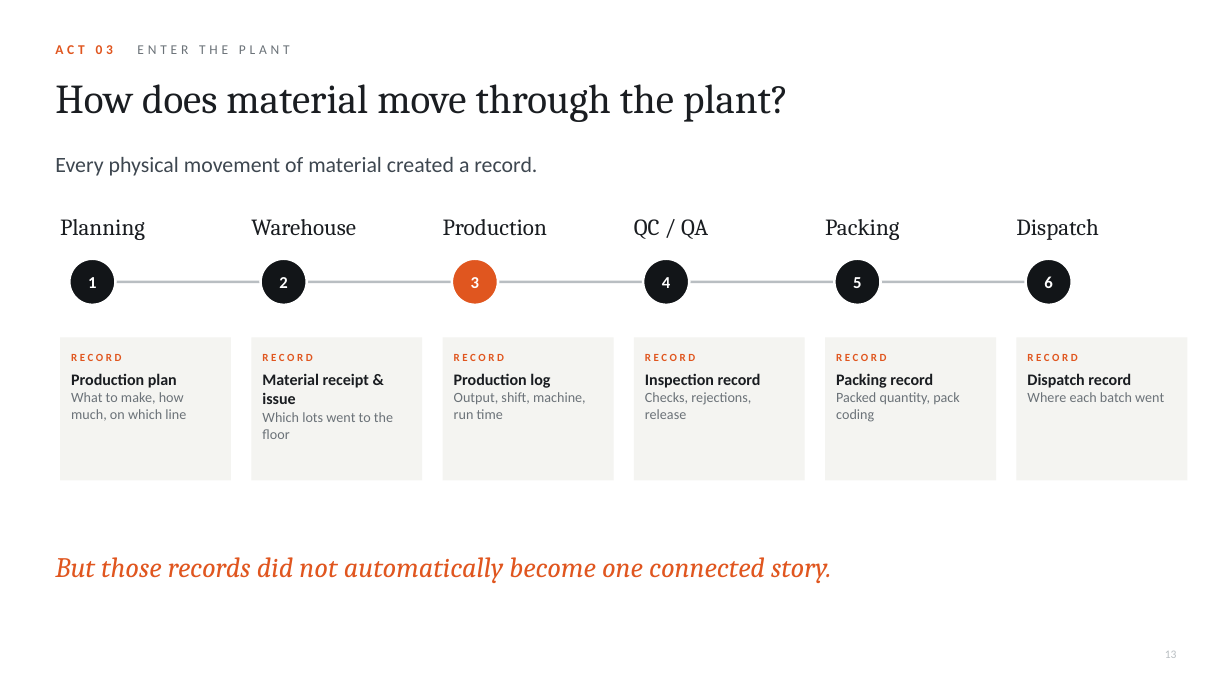
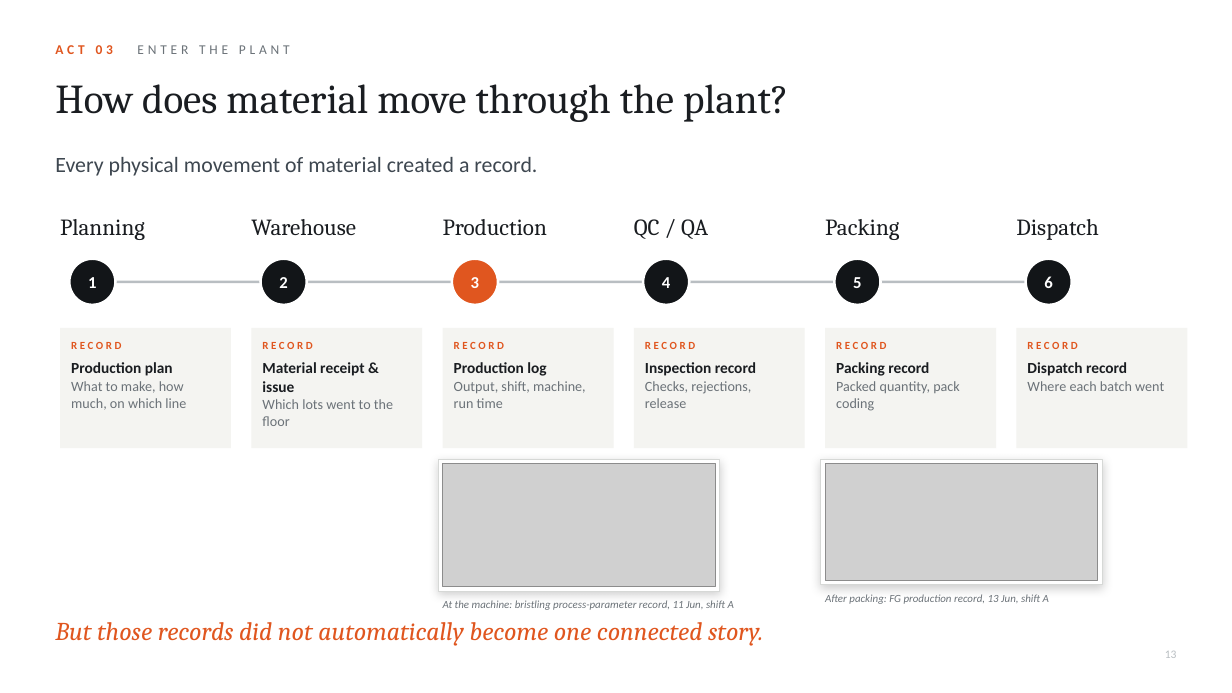
Before and after one commit to srivastavashreejita-ux/master-executive-system, a slide deck: slide 13 of sip-presentation/SIP_Story_Deck.pptx. Drawn at 1232x693 pixels with LibreOffice and Linux fonts; fonts in the diff are those of the drawing; grey boxes stand for pictures. Boxes give left, top, right and bottom in pixels: in the first picture for what was removed or moved away, otherwise in the second. Text is boxed around its words. In the diff, an @@ line names an element or a change of style, - is before the commit and + after.

```diff
--- a/sip-presentation/SIP_Story_Deck.pptx
+++ b/sip-presentation/SIP_Story_Deck.pptx
@@ rectangle: place and size @@
-rectangle at box(60, 337, 231, 481)
+rectangle at box(60, 328, 231, 448)
@@ rectangle: place and size @@
-rectangle at box(251, 337, 422, 481)
+rectangle at box(251, 328, 422, 448)
@@ rectangle: place and size @@
-rectangle at box(443, 337, 614, 481)
+rectangle at box(443, 328, 614, 448)
@@ rectangle: place and size @@
-rectangle at box(634, 337, 805, 481)
+rectangle at box(634, 328, 805, 448)
@@ rectangle: place and size @@
-rectangle at box(825, 337, 996, 481)
+rectangle at box(825, 328, 996, 448)
@@ rectangle: place and size @@
-rectangle at box(1017, 337, 1188, 481)
+rectangle at box(1017, 328, 1188, 448)
@@ text "Production plan": place and size @@
-text "Production plan" at box(71, 373, 186, 421)
+text "Production plan" at box(71, 362, 186, 410)
@@ text "Material receipt & issue": place and size @@
-text "Material receipt & issue" at box(262, 373, 393, 439)
+text "Material receipt & issue" at box(262, 362, 393, 426)
@@ text "Production log": place and size @@
-text "Production log" at box(454, 373, 586, 419)
+text "Production log" at box(454, 362, 586, 408)
@@ text "Inspection record": place and size @@
-text "Inspection record" at box(645, 373, 761, 419)
+text "Inspection record" at box(645, 362, 756, 408)
@@ text "Packing record": place and size @@
-text "Packing record" at box(836, 373, 960, 422)
+text "Packing record" at box(836, 362, 960, 411)
@@ 6 texts: place and size @@
-6 texts at box(71, 354, 1077, 361)
+6 texts at box(71, 342, 1077, 349)
@@ text "Dispatch record": place and size @@
-text "Dispatch record" at box(1027, 373, 1164, 402)
+text "Dispatch record" at box(1027, 362, 1164, 391)
@@ text at box(71, 362, 173, 376): size 12.5 to 12 pt in "Production plan" @@
@@ text at box(262, 362, 365, 392): size 12.5 to 12 pt in "Material receipt & issue" @@
@@ text at box(454, 362, 546, 376): size 12.5 to 12 pt in "Production log" @@
@@ text at box(645, 362, 756, 376): size 12.5 to 12 pt in "Inspection record" @@
@@ text at box(836, 362, 929, 376): size 12.5 to 12 pt in "Packing record" @@
@@ text at box(1027, 362, 1127, 376): size 12.5 to 12 pt in "Dispatch record" @@
@@ rectangle added at box(438, 459, 720, 592), fill #FFFFFF, outline #D6D8D6 0.75 pt @@
@@ picture added at box(443, 464, 715, 587) @@
@@ rectangle added at box(821, 459, 1103, 585), fill #FFFFFF, outline #D6D8D6 0.75 pt @@
@@ picture added at box(825, 464, 1098, 580) @@
@@ text added at box(825, 594, 1049, 604), 8.5 pt, text #6B7278, italic @@
+After packing: FG production record, 13 Jun, shift A
@@ text "But those records did not ...": place and size @@
-text "But those records did not ..." at box(55, 557, 831, 583)
+text "But those records did not ..." at box(55, 622, 763, 646)
@@ text "But those records did not ..." at box(55, 622, 763, 646): size 22 to 20 pt @@
@@ text added at box(443, 600, 734, 610), 8.5 pt, text #6B7278, italic @@
+At the machine: bristling process-parameter record, 11 Jun, shift A
```
Also in this commit, not shown: 7 other slides changed, 20 other files.
